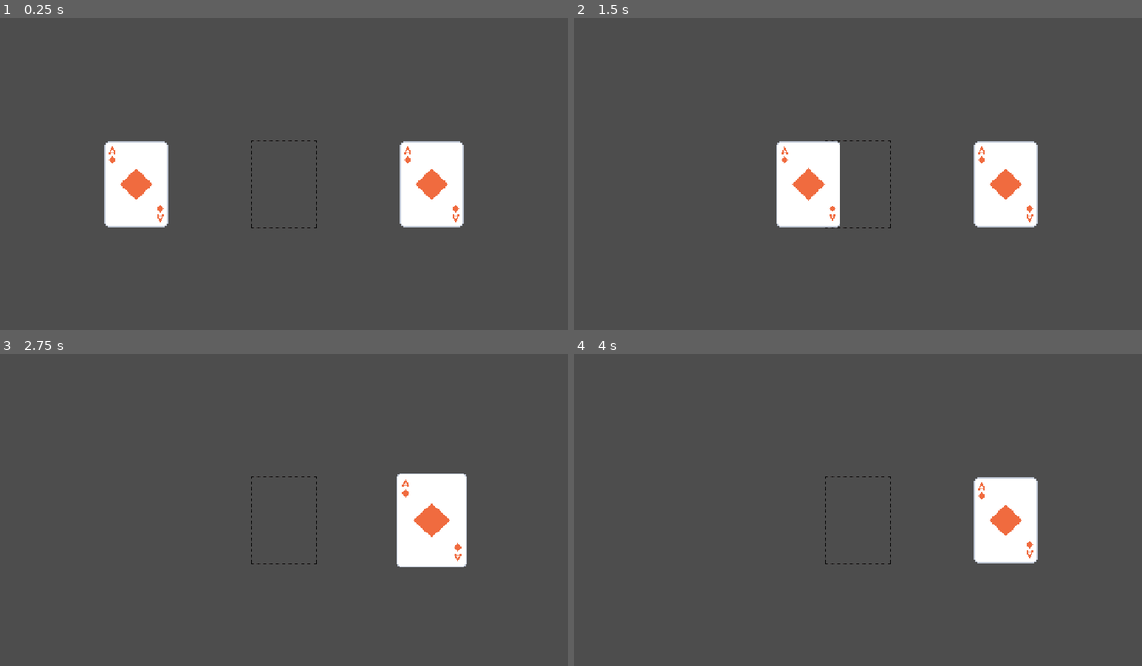
Above: before the commit, frames 1-4 (two rows, left to right).
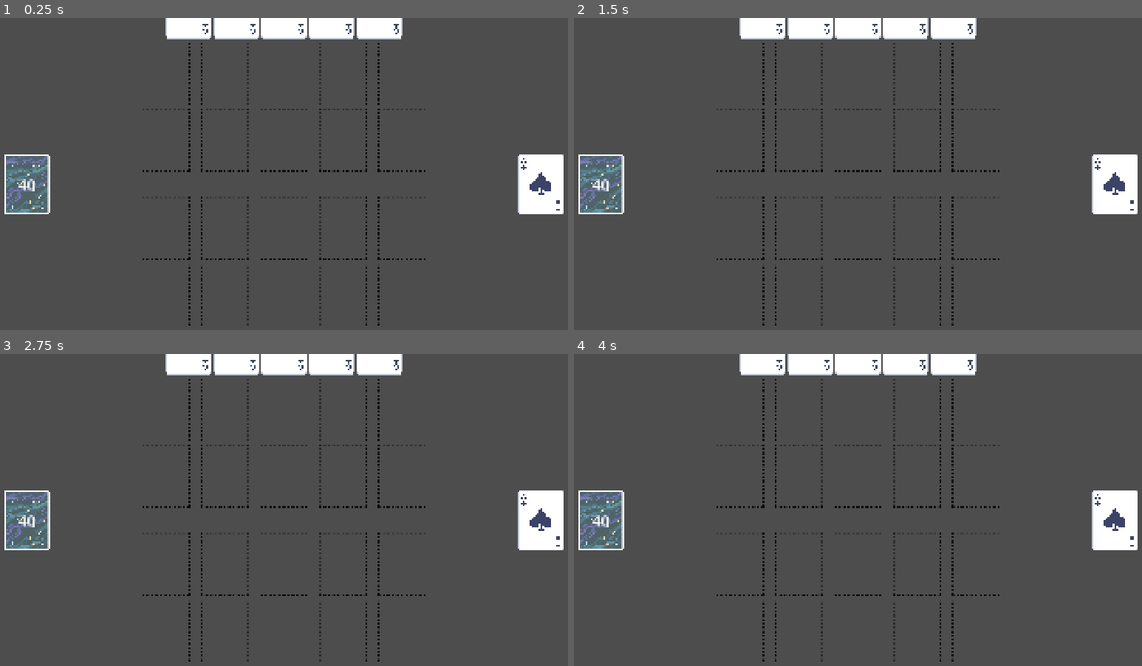
Above: after the commit, the same moments.

Repository: alvaro-stein/FRACTURE
Game: Godot game, scene res://scenes/main scenes/main.tscn
Same seed, same stepped clock (60 frames per second), same inputs: the game is played once before the commit and once after it.
Inputs (mouse positions are in pixels of both pictures, inside the frame that each line leads up to):
- Up to frame 1 (0.25 s): no input
- Up to frame 2 (1.5 s): tap Enter at 0.5 s; drag from (858, 183) to (914, 111) at 0.52 s; tap Space at 1.25 s; drag from (710, 183) to (1005, 183) at 1.27 s
- Up to frame 3 (2.75 s): click (431, 519) at 2.17 s
- Up to frame 4 (4 s): tap Enter at 2.75 s; drag from (829, 584) to (1005, 519) at 2.77 s; tap Space at 3.5 s; move the mouse to (1034, 569) at 3.52 s; click (1034, 569) at 3.67 s

The runs differ from the first frame. In frame 1, 13% of the frame differs, in the area x 0-100%, y 0-99%; in frame 2, 13%; in frame 3, 11%; in frame 4, 10%.

Commit message:
Added deck and player hand

Diff:
--- a/project.godot
+++ b/project.godot
@@ -17,5 +17,7 @@
 
 [display]
 
+window/size/viewport_width=1920
+window/size/viewport_height=1080
 window/stretch/mode="canvas_items"
 window/vsync/vsync_mode=0
--- a/scenes/Cards/card.gd
+++ b/scenes/Cards/card.gd
@@ -1,10 +1,26 @@
-extends Node2D
+class_name Card extends Node2D
 
 signal hovered
 signal hovered_off
 
-@export var front: Sprite2D
-@export var back: Sprite2D
+
+const CARD_SCENE = preload("res://scenes/cards/card.tscn")
+var is_facing_down = true
+
+
+func flip() -> void:
+	if is_facing_down:
+		$"AnimationPlayer".play("flip")
+		is_facing_down = false
+	else:
+		$"AnimationPlayer".play_backwards("flip")
+		is_facing_down = true
+
+
+static func new_card(suit: String, rank: int) -> Card:
+	var new_card = CARD_SCENE.instantiate()
+	new_card.get_node("Front").texture = load("res://assets/sprites/balatro cards/numbered/%s%s.png" %[suit, rank])
+	return new_card
 
 
 # Called when the node enters the scene tree for the first time.
@@ -19,8 +35,3 @@
 
 func _on_area_2d_mouse_exited() -> void:
 	emit_signal("hovered_off", self)
-
-
-## Called every frame. 'delta' is the elapsed time since the previous frame.
-#func _process(delta: float) -> void:
-	#pass
--- a/scenes/Cards/card.tscn
+++ b/scenes/Cards/card.tscn
@@ -1,30 +1,143 @@
-[gd_scene load_steps=5 format=3 uid="uid://bx70gmm6ej88p"]
+[gd_scene load_steps=8 format=3 uid="uid://bx70gmm6ej88p"]
 
-[ext_resource type="Script" uid="uid://y3le6lb5i1el" path="res://scenes/Cards/card.gd" id="1_ad4w7"]
-[ext_resource type="Texture2D" uid="uid://bcfjai6dvs68u" path="res://assets/sprites/balatro cards/numbered/ouros1.png" id="2_e8vim"]
+[ext_resource type="Script" uid="uid://y3le6lb5i1el" path="res://scenes/cards/card.gd" id="1_ad4w7"]
+[ext_resource type="Texture2D" uid="uid://b3fd06sw03muf" path="res://assets/sprites/balatro cards/numbered/espadas1.png" id="2_jl6rh"]
 [ext_resource type="Texture2D" uid="uid://dwhlgd68uq0b1" path="res://assets/sprites/balatro cards/figures/Deck Backs18.png" id="3_t5m02"]
 
 [sub_resource type="RectangleShape2D" id="RectangleShape2D_ad4w7"]
-size = Vector2(124, 168)
+size = Vector2(148, 200)
 
-[node name="Card" type="Node2D" node_paths=PackedStringArray("front", "back")]
+[sub_resource type="Animation" id="Animation_jl6rh"]
+resource_name = "flip"
+length = 0.2
+tracks/0/type = "value"
+tracks/0/imported = false
+tracks/0/enabled = true
+tracks/0/path = NodePath("Back:scale")
+tracks/0/interp = 1
+tracks/0/loop_wrap = true
+tracks/0/keys = {
+"times": PackedFloat32Array(0, 0.1, 0.2),
+"transitions": PackedFloat32Array(1, 1, 1),
+"update": 0,
+"values": [Vector2(0.165, 0.165), Vector2(0.025, 0.165), Vector2(0.165, 0.165)]
+}
+tracks/1/type = "value"
+tracks/1/imported = false
+tracks/1/enabled = true
+tracks/1/path = NodePath("Front:scale")
+tracks/1/interp = 1
+tracks/1/loop_wrap = true
+tracks/1/keys = {
+"times": PackedFloat32Array(0, 0.1, 0.2),
+"transitions": PackedFloat32Array(1, 1, 1),
+"update": 0,
+"values": [Vector2(0.179, 0.179), Vector2(0.025, 0.179), Vector2(0.179, 0.179)]
+}
+tracks/2/type = "value"
+tracks/2/imported = false
+tracks/2/enabled = true
+tracks/2/path = NodePath("Back:visible")
+tracks/2/interp = 1
+tracks/2/loop_wrap = true
+tracks/2/keys = {
+"times": PackedFloat32Array(0.095, 0.105),
+"transitions": PackedFloat32Array(1, 1),
+"update": 1,
+"values": [true, false]
+}
+tracks/3/type = "value"
+tracks/3/imported = false
+tracks/3/enabled = true
+tracks/3/path = NodePath("Front:visible")
+tracks/3/interp = 1
+tracks/3/loop_wrap = true
+tracks/3/keys = {
+"times": PackedFloat32Array(0.095, 0.105),
+"transitions": PackedFloat32Array(1, 1),
+"update": 1,
+"values": [false, true]
+}
+
+[sub_resource type="Animation" id="Animation_73nwn"]
+length = 0.001
+tracks/0/type = "value"
+tracks/0/imported = false
+tracks/0/enabled = true
+tracks/0/path = NodePath("Back:scale")
+tracks/0/interp = 1
+tracks/0/loop_wrap = true
+tracks/0/keys = {
+"times": PackedFloat32Array(0),
+"transitions": PackedFloat32Array(1),
+"update": 0,
+"values": [Vector2(0.165, 0.165)]
+}
+tracks/1/type = "value"
+tracks/1/imported = false
+tracks/1/enabled = true
+tracks/1/path = NodePath("Front:scale")
+tracks/1/interp = 1
+tracks/1/loop_wrap = true
+tracks/1/keys = {
+"times": PackedFloat32Array(0),
+"transitions": PackedFloat32Array(1),
+"update": 0,
+"values": [Vector2(0.179, 0.179)]
+}
+tracks/2/type = "value"
+tracks/2/imported = false
+tracks/2/enabled = true
+tracks/2/path = NodePath("Back:visible")
+tracks/2/interp = 1
+tracks/2/loop_wrap = true
+tracks/2/keys = {
+"times": PackedFloat32Array(0),
+"transitions": PackedFloat32Array(1),
+"update": 1,
+"values": [false]
+}
+tracks/3/type = "value"
+tracks/3/imported = false
+tracks/3/enabled = true
+tracks/3/path = NodePath("Front:visible")
+tracks/3/interp = 1
+tracks/3/loop_wrap = true
+tracks/3/keys = {
+"times": PackedFloat32Array(0),
+"transitions": PackedFloat32Array(1),
+"update": 1,
+"values": [true]
+}
+
+[sub_resource type="AnimationLibrary" id="AnimationLibrary_73nwn"]
+_data = {
+&"RESET": SubResource("Animation_73nwn"),
+&"flip": SubResource("Animation_jl6rh")
+}
+
+[node name="Card" type="Node2D"]
 script = ExtResource("1_ad4w7")
-front = NodePath("Front")
-back = NodePath("Back")
-
-[node name="Front" type="Sprite2D" parent="."]
-scale = Vector2(0.15, 0.15)
-texture = ExtResource("2_e8vim")
 
 [node name="Back" type="Sprite2D" parent="."]
 visible = false
-scale = Vector2(0.139, 0.139)
+scale = Vector2(0.165, 0.165)
 texture = ExtResource("3_t5m02")
+
+[node name="Front" type="Sprite2D" parent="."]
+scale = Vector2(0.179, 0.179)
+texture = ExtResource("2_jl6rh")
 
 [node name="Area2D" type="Area2D" parent="."]
 
 [node name="CollisionShape2D" type="CollisionShape2D" parent="Area2D"]
 shape = SubResource("RectangleShape2D_ad4w7")
+disabled = true
+
+[node name="AnimationPlayer" type="AnimationPlayer" parent="."]
+libraries = {
+&"": SubResource("AnimationLibrary_73nwn")
+}
 
 [connection signal="mouse_entered" from="Area2D" to="." method="_on_area_2d_mouse_entered"]
 [connection signal="mouse_exited" from="Area2D" to="." method="_on_area_2d_mouse_exited"]
--- a/scenes/Cards/card_manager.gd
+++ b/scenes/Cards/card_manager.gd
@@ -1,13 +1,15 @@
 extends Node2D
 
-#const COLLISION_MASK_CARD = 1   # Unused for now
 var standard_z_index = self.z_index
 var screen_size: Vector2
 var mouse_pos: Vector2
-var card_being_dragged: Node2D = null
-var highlighted_card: Node2D = null
-var last_card_hovered: Node2D = null
-var card_slot_hovered: Node2D = null
+var card_being_dragged: Card = null
+var highlighted_card: Card = null
+var last_card_hovered: Card = null
+@onready var card_slot_manager: Node2D = $"../CardSlotManager"
+var card_slot_hovered:
+	get: return card_slot_manager.card_slot_hovered
+@onready var player_hand: Node2D = $"../PlayerHand"
 
 
 # Called when the node enters the scene tree for the first time.
@@ -27,90 +29,60 @@
 func _input(event: InputEvent) -> void:
 	if event is InputEventMouseButton and event.button_index == MOUSE_BUTTON_LEFT and highlighted_card:
 		start_drag() if event.pressed else finish_drag()
-		# Código antigo colapsado - são da versão do Barry
-		#card_being_dragged = raycast_check_for_card() if event.pressed else null
-		##if event.pressed:
-			###var card: Node2D = raycast_check_for_card()
-			###if card:
-				###card_being_dragged = card
-			##card_being_dragged = raycast_check_for_card()
-		##else:
-			##card_being_dragged = null
+	if event is InputEventMouseButton and event.button_index == MOUSE_BUTTON_RIGHT and highlighted_card:
+		if event.pressed:
+			highlighted_card.flip()
 
 
 func start_drag() -> void:
+	player_hand.remove_card_from_hand(highlighted_card)
 	card_being_dragged = highlighted_card
 	highlighted_card.scale = Vector2(1, 1)
 
 
 func finish_drag() -> void:
-	highlighted_card.scale = Vector2(1.1, 1.1)
-	if card_slot_hovered and card_being_dragged and card_slot_hovered.is_empty:
-		# Then drop the card into the empty card slot
-		card_slot_hovered.is_empty = false
-		card_being_dragged.position = card_slot_hovered.position
-		card_being_dragged.get_node("Area2D/CollisionShape2D").disabled = true
-	card_being_dragged = null
-
-
-# Código raycast colapsado - toda a função é da versão do Barry
-#func raycast_check_for_card() -> Node2D:
-	#var space_state: PhysicsDirectSpaceState2D = get_world_2d().direct_space_state
-	#var parameters := PhysicsPointQueryParameters2D.new()
-	#parameters.position = get_global_mouse_position()
-	#parameters.collide_with_areas = true
-	#parameters.collision_mask = COLLISION_MASK_CARD
-	#var result = space_state.intersect_point(parameters)
-	#if result:
-		#return result[0].collider.get_parent()
-	#return null
+	highlighted_card.scale = Vector2(1.05, 1.05)
+	if card_being_dragged:
+		if card_slot_hovered and card_slot_hovered.is_empty:
+			# Then drop the card into the empty card slot
+			card_slot_hovered.is_empty = false
+			card_being_dragged.position = card_slot_hovered.position
+			card_being_dragged.get_node("Area2D/CollisionShape2D").disabled = true
+		else:
+			player_hand.add_card_to_hand(highlighted_card)
+		card_being_dragged = null
 
 
 # Card implementation
-func connect_card_signals(card: Node2D) -> void:
+func connect_card_signals(card: Card) -> void:
 	card.connect("hovered", on_hovered_over_card)
 	card.connect("hovered_off", on_hovered_off_card)
 
 
-func on_hovered_over_card(card: Node2D) -> void:
+func on_hovered_over_card(card: Card) -> void:
 	last_card_hovered = card
 	if not highlighted_card:
 		highlighted_card = card
 		highlight_card(card, true)
 
 
-func on_hovered_off_card(card: Node2D) -> void:
-	if highlighted_card == card:
-		highlighted_card = null
-		highlight_card(card, false)
-		if last_card_hovered != card:
-			highlighted_card = last_card_hovered
-			highlight_card(last_card_hovered, true)
+func on_hovered_off_card(card: Card) -> void:
+		if highlighted_card == card:
+			highlighted_card = null
+			highlight_card(card, false)
+			if last_card_hovered != card:
+				highlighted_card = last_card_hovered
+				highlight_card(last_card_hovered, true)
+			else:
+				last_card_hovered = null
 		else:
-			last_card_hovered = null
-	else:
-		last_card_hovered = highlighted_card
+			last_card_hovered = highlighted_card
 
 
-func highlight_card(card: Node2D, hovered: bool) -> void:
+func highlight_card(card: Card, hovered: bool) -> void:
 	if hovered:
-		card.scale = Vector2(1.1, 1.1)
+		card.scale = Vector2(1.05, 1.05)
 		card.z_index = standard_z_index + 1
 	else:
 		card.scale = Vector2(1, 1)
 		card.z_index = standard_z_index
-
-
-# Card slot implementation
-func connect_card_slot_signals(card_slot: Node2D) -> void:
-	card_slot.connect("hovered", on_hovered_over_card_slot)
-	card_slot.connect("hovered_off", on_hovered_off_card_slot)
-
-
-# Does not handle overlapping card slots (probably not needed)
-func on_hovered_over_card_slot(card_slot: Node2D) -> void:
-	card_slot_hovered = card_slot
-
-
-func on_hovered_off_card_slot(card_slot: Node2D) -> void:
-	card_slot_hovered = null
--- a/scenes/Cards/card_manager.tscn
+++ b/scenes/Cards/card_manager.tscn
@@ -1,6 +1,7 @@
 [gd_scene load_steps=2 format=3 uid="uid://dapf7tew78ua2"]
 
-[ext_resource type="Script" uid="uid://bgvd47s7l8sl2" path="res://scenes/Cards/card_manager.gd" id="1_lb6jb"]
+[ext_resource type="Script" uid="uid://bgvd47s7l8sl2" path="res://scenes/cards/card_manager.gd" id="1_pyupu"]
 
 [node name="CardManager" type="Node2D"]
-script = ExtResource("1_lb6jb")
+z_index = 1
+script = ExtResource("1_pyupu")
--- a/scenes/Cards/card_slot.gd
+++ b/scenes/Cards/card_slot.gd
@@ -1,4 +1,4 @@
-extends Node2D
+class_name CardSlot extends Node2D
 
 signal hovered
 signal hovered_off
@@ -8,7 +8,7 @@
 
 # Called when the node enters the scene tree for the first time.
 func _ready() -> void:
-	# All Cards slots must be a child of CardManager or this will error
+	# All Cards slots must be a child of CardSlotManager or this will error
 	get_parent().connect_card_slot_signals(self)
 
 
--- a/scenes/Cards/card_slot.tscn
+++ b/scenes/Cards/card_slot.tscn
@@ -1,16 +1,16 @@
 [gd_scene load_steps=4 format=3 uid="uid://c2etx6kcf7wll"]
 
 [ext_resource type="Texture2D" uid="uid://cut4std3hi5ys" path="res://assets/sprites/CardSlot.png" id="1_wps16"]
-[ext_resource type="Script" uid="uid://cnxomqcfc4hcf" path="res://scenes/Cards/card_slot.gd" id="1_xuqdl"]
+[ext_resource type="Script" uid="uid://cnxomqcfc4hcf" path="res://scenes/cards/card_slot.gd" id="1_xuqdl"]
 
 [sub_resource type="RectangleShape2D" id="RectangleShape2D_6bgyk"]
-size = Vector2(126, 170)
+size = Vector2(148, 200)
 
 [node name="CardSlot" type="Node2D"]
 script = ExtResource("1_xuqdl")
 
 [node name="Sprite" type="Sprite2D" parent="."]
-scale = Vector2(0.71, 0.645)
+scale = Vector2(0.85, 0.772)
 texture = ExtResource("1_wps16")
 
 [node name="Area2D" type="Area2D" parent="."]
--- /dev/null
+++ b/scenes/cards/card_slot_manager.gd
@@ -0,0 +1,27 @@
+extends Node2D
+
+var card_slot_hovered: CardSlot = null
+
+# Card slot implementation
+func connect_card_slot_signals(card_slot: CardSlot) -> void:
+	card_slot.connect("hovered", on_hovered_over_card_slot)
+	card_slot.connect("hovered_off", on_hovered_off_card_slot)
+
+
+# Does not handle overlapping card slots (probably not needed)
+func on_hovered_over_card_slot(card_slot: CardSlot) -> void:
+	card_slot_hovered = card_slot
+
+
+func on_hovered_off_card_slot(card_slot: CardSlot) -> void:
+	card_slot_hovered = null
+
+
+## Called when the node enters the scene tree for the first time.
+#func _ready() -> void:
+	#pass # Replace with function body.
+#
+#
+## Called every frame. 'delta' is the elapsed time since the previous frame.
+#func _process(delta: float) -> void:
+	#pass
--- /dev/null
+++ b/scenes/cards/card_slot_manager.tscn
@@ -0,0 +1,6 @@
+[gd_scene load_steps=2 format=3 uid="uid://jt80x3adspxv"]
+
+[ext_resource type="Script" uid="uid://dkl8356f7d3l2" path="res://scenes/cards/card_slot_manager.gd" id="1_qt05e"]
+
+[node name="CardSlotManager" type="Node2D"]
+script = ExtResource("1_qt05e")
--- /dev/null
+++ b/scenes/cards/deck.gd
@@ -0,0 +1,47 @@
+extends Node2D
+
+const SUITS: Array[String] = ["copas", "espadas", "ouros", "paus"]
+@onready var card_manager: Node2D = $"../CardManager"
+@onready var player_hand: Node2D = $"../PlayerHand"
+
+var deck_pile: Array[Card] = []
+var deck_pile_hovered: bool = false
+
+
+# Called when the node enters the scene tree for the first time.
+func _ready() -> void:
+	# Initialize the deck with all 40 cards
+	for suit in SUITS:
+		for rank in range(1, 11):
+			var new_card: Card = Card.new_card(suit, rank)
+			new_card.name = suit + str(rank)
+			deck_pile.append(new_card)
+			new_card.position = self.position
+			card_manager.add_child(new_card)
+	deck_pile.shuffle()
+	$Label.text = str(deck_pile.size())
+
+
+func draw() -> void:
+	var card = deck_pile.pop_back()
+	player_hand.add_card_to_hand(card)
+	card.flip()
+	card.get_node("Area2D/CollisionShape2D").disabled = false
+	$Label.text = str(deck_pile.size())
+	if not deck_pile:
+		self.visible = false
+		self.get_node("Area2D/CollisionShape2D").disabled = true
+
+
+func _input(event: InputEvent) -> void:
+	if event is InputEventMouseButton and event.button_index == MOUSE_BUTTON_LEFT and deck_pile_hovered:
+		if event.pressed:
+			draw()
+
+
+func _on_area_2d_mouse_entered() -> void:
+	deck_pile_hovered = true
+
+
+func _on_area_2d_mouse_exited() -> void:
+	deck_pile_hovered = false
--- /dev/null
+++ b/scenes/cards/deck.tscn
@@ -0,0 +1,40 @@
+[gd_scene load_steps=4 format=3 uid="uid://ebsp8cgsjef6"]
+
+[ext_resource type="Script" uid="uid://dgsf6tyx50isy" path="res://scenes/cards/deck.gd" id="1_4e1uv"]
+[ext_resource type="Texture2D" uid="uid://dwhlgd68uq0b1" path="res://assets/sprites/balatro cards/figures/Deck Backs18.png" id="2_u5uvd"]
+
+[sub_resource type="RectangleShape2D" id="RectangleShape2D_u5uvd"]
+size = Vector2(148, 200)
+
+[node name="Deck" type="Node2D"]
+z_index = 2
+script = ExtResource("1_4e1uv")
+
+[node name="Sprite2D" type="Sprite2D" parent="."]
+scale = Vector2(0.165, 0.165)
+texture = ExtResource("2_u5uvd")
+
+[node name="Area2D" type="Area2D" parent="."]
+
+[node name="CollisionShape2D" type="CollisionShape2D" parent="Area2D"]
+shape = SubResource("RectangleShape2D_u5uvd")
+
+[node name="Label" type="Label" parent="."]
+anchors_preset = 8
+anchor_left = 0.5
+anchor_top = 0.5
+anchor_right = 0.5
+anchor_bottom = 0.5
+offset_left = -27.0
+offset_top = -27.0
+offset_right = 27.0
+offset_bottom = 27.0
+grow_horizontal = 2
+grow_vertical = 2
+theme_override_font_sizes/font_size = 50
+text = "0"
+horizontal_alignment = 1
+vertical_alignment = 1
+
+[connection signal="mouse_entered" from="Area2D" to="." method="_on_area_2d_mouse_entered"]
+[connection signal="mouse_exited" from="Area2D" to="." method="_on_area_2d_mouse_exited"]
--- /dev/null
+++ b/scenes/cards/player_hand.gd
@@ -0,0 +1,42 @@
+extends Node2D
+
+const TRUE_CARD_WIDTH: float = 148.0
+const CARD_WIDTH: float = TRUE_CARD_WIDTH * 1.10
+const TRUE_CARD_HEIGHT: float = 200.0
+const CARD_HEIGHT: float = TRUE_CARD_HEIGHT * 1.10
+const HAND_Y_POS: float = 1080 + TRUE_CARD_HEIGHT/6 # 1 terço a mostra
+var player_hand: Array[Card] = []
+var screen_center_x: float
+var total_width: float
+var x_offset: float
+
+
+
+# Called when the node enters the scene tree for the first time.
+func _ready() -> void:
+	screen_center_x = get_viewport_rect().size.x / 2
+
+
+func remove_card_from_hand(card: Card) -> void:
+	if card in player_hand:
+		var index = player_hand.find(card)
+		player_hand.remove_at(index)
+		update_hand()
+
+func add_card_to_hand(card: Card) -> void:
+	if card not in player_hand:
+		player_hand.append(card)
+		update_hand()
+
+func update_hand() -> void:
+	for index in player_hand.size():
+		update_card_position(index)
+
+func update_card_position(index: int) -> void:
+	total_width = (player_hand.size() -1) * CARD_WIDTH
+	x_offset = screen_center_x + index * CARD_WIDTH - total_width/2
+	animate_card_to_position(player_hand[index], Vector2(x_offset, HAND_Y_POS))
+
+func animate_card_to_position(card: Card, new_position: Vector2) ->void:
+	var tween = get_tree().create_tween()
+	tween.tween_property(card, "position", new_position, 0.3)
--- /dev/null
+++ b/scenes/cards/player_hand.tscn
@@ -0,0 +1,6 @@
+[gd_scene load_steps=2 format=3 uid="uid://crgylbabj2taj"]
+
+[ext_resource type="Script" uid="uid://cwnxhf8owepas" path="res://scenes/cards/player_hand.gd" id="1_5reg3"]
+
+[node name="PlayerHand" type="Node2D"]
+script = ExtResource("1_5reg3")
--- a/scenes/main scenes/main.tscn
+++ b/scenes/main scenes/main.tscn
@@ -1,20 +1,9 @@
-[gd_scene load_steps=5 format=3 uid="uid://4sv27rsymmwq"]
+[gd_scene load_steps=3 format=3 uid="uid://4sv27rsymmwq"]
 
 [ext_resource type="Script" uid="uid://c8x2ut33mqj5s" path="res://scenes/main scenes/main.gd" id="1_vqakc"]
-[ext_resource type="PackedScene" uid="uid://dapf7tew78ua2" path="res://scenes/Cards/card_manager.tscn" id="2_3x5ab"]
-[ext_resource type="PackedScene" uid="uid://bx70gmm6ej88p" path="res://scenes/Cards/card.tscn" id="2_o13qd"]
-[ext_resource type="PackedScene" uid="uid://c2etx6kcf7wll" path="res://scenes/Cards/card_slot.tscn" id="4_vi1qk"]
+[ext_resource type="PackedScene" uid="uid://dj2aoo5011s26" path="res://scenes/main scenes/match.tscn" id="2_o13qd"]
 
 [node name="Main" type="Node2D"]
 script = ExtResource("1_vqakc")
 
-[node name="CardManager" parent="." instance=ExtResource("2_3x5ab")]
-
-[node name="CardSlot" parent="CardManager" instance=ExtResource("4_vi1qk")]
-position = Vector2(576, 324)
-
-[node name="Card" parent="CardManager" instance=ExtResource("2_o13qd")]
-position = Vector2(288, 324)
-
-[node name="Card2" parent="CardManager" instance=ExtResource("2_o13qd")]
-position = Vector2(864, 324)
+[node name="Match" parent="." instance=ExtResource("2_o13qd")]
--- /dev/null
+++ b/scenes/main scenes/match.gd
@@ -0,0 +1,11 @@
+extends Node2D
+
+
+## Called when the node enters the scene tree for the first time.
+#func _ready() -> void:
+	#pass # Replace with function body.
+#
+#
+## Called every frame. 'delta' is the elapsed time since the previous frame.
+#func _process(delta: float) -> void:
+	#pass
--- /dev/null
+++ b/scenes/main scenes/match.tscn
@@ -0,0 +1,99 @@
+[gd_scene load_steps=8 format=3 uid="uid://dj2aoo5011s26"]
+
+[ext_resource type="Script" uid="uid://cd77pycciaqr1" path="res://scenes/main scenes/match.gd" id="1_6ncua"]
+[ext_resource type="PackedScene" uid="uid://dapf7tew78ua2" path="res://scenes/cards/card_manager.tscn" id="2_m3pp4"]
+[ext_resource type="PackedScene" uid="uid://bx70gmm6ej88p" path="res://scenes/cards/card.tscn" id="3_mtvpx"]
+[ext_resource type="PackedScene" uid="uid://jt80x3adspxv" path="res://scenes/cards/card_slot_manager.tscn" id="3_ni3me"]
+[ext_resource type="PackedScene" uid="uid://ebsp8cgsjef6" path="res://scenes/cards/deck.tscn" id="4_ybgof"]
+[ext_resource type="PackedScene" uid="uid://c2etx6kcf7wll" path="res://scenes/cards/card_slot.tscn" id="5_g2ndp"]
+[ext_resource type="PackedScene" uid="uid://crgylbabj2taj" path="res://scenes/cards/player_hand.tscn" id="5_ybgof"]
+
+[node name="Match" type="Node2D"]
+script = ExtResource("1_6ncua")
+
+[node name="CardManager" parent="." instance=ExtResource("2_m3pp4")]
+
+[node name="Card3" parent="CardManager" instance=ExtResource("3_mtvpx")]
+position = Vector2(650, -33.333)
+
+[node name="Card4" parent="CardManager" instance=ExtResource("3_mtvpx")]
+position = Vector2(805, -33.333)
+
+[node name="Card5" parent="CardManager" instance=ExtResource("3_mtvpx")]
+position = Vector2(960, -33.333)
+
+[node name="Card6" parent="CardManager" instance=ExtResource("3_mtvpx")]
+position = Vector2(1115, -33.333)
+
+[node name="Card7" parent="CardManager" instance=ExtResource("3_mtvpx")]
+position = Vector2(1270, -33.333)
+
+[node name="Card2" parent="CardManager" instance=ExtResource("3_mtvpx")]
+position = Vector2(1795, 540)
+
+[node name="CardSlotManager" parent="." instance=ExtResource("3_ni3me")]
+
+[node name="CardSlot" parent="CardSlotManager" instance=ExtResource("5_g2ndp")]
+position = Vector2(576, 898)
+
+[node name="CardSlot2" parent="CardSlotManager" instance=ExtResource("5_g2ndp")]
+position = Vector2(768, 898)
+
+[node name="CardSlot3" parent="CardSlotManager" instance=ExtResource("5_g2ndp")]
+position = Vector2(960, 898)
+
+[node name="CardSlot4" parent="CardSlotManager" instance=ExtResource("5_g2ndp")]
+position = Vector2(1152, 898)
+
+[node name="CardSlot5" parent="CardSlotManager" instance=ExtResource("5_g2ndp")]
+position = Vector2(1344, 898)
+
+[node name="CardSlot6" parent="CardSlotManager" instance=ExtResource("5_g2ndp")]
+position = Vector2(576, 683)
+
+[node name="CardSlot7" parent="CardSlotManager" instance=ExtResource("5_g2ndp")]
+position = Vector2(768, 683)
+
+[node name="CardSlot8" parent="CardSlotManager" instance=ExtResource("5_g2ndp")]
+position = Vector2(960, 683)
+
+[node name="CardSlot9" parent="CardSlotManager" instance=ExtResource("5_g2ndp")]
+position = Vector2(1152, 683)
+
+[node name="CardSlot10" parent="CardSlotManager" instance=ExtResource("5_g2ndp")]
+position = Vector2(1344, 683)
+
+[node name="CardSlot11" parent="CardSlotManager" instance=ExtResource("5_g2ndp")]
+position = Vector2(576, 396)
+
+[node name="CardSlot12" parent="CardSlotManager" instance=ExtResource("5_g2ndp")]
+position = Vector2(768, 396)
+
+[node name="CardSlot13" parent="CardSlotManager" instance=ExtResource("5_g2ndp")]
+position = Vector2(960, 396)
+
+[node name="CardSlot14" parent="CardSlotManager" instance=ExtResource("5_g2ndp")]
+position = Vector2(1152, 396)
+
+[node name="CardSlot15" parent="CardSlotManager" instance=ExtResource("5_g2ndp")]
+position = Vector2(1344, 396)
+
+[node name="CardSlot16" parent="CardSlotManager" instance=ExtResource("5_g2ndp")]
+position = Vector2(576, 181)
+
+[node name="CardSlot17" parent="CardSlotManager" instance=ExtResource("5_g2ndp")]
+position = Vector2(768, 181)
+
+[node name="CardSlot18" parent="CardSlotManager" instance=ExtResource("5_g2ndp")]
+position = Vector2(960, 181)
+
+[node name="CardSlot19" parent="CardSlotManager" instance=ExtResource("5_g2ndp")]
+position = Vector2(1152, 181)
+
+[node name="CardSlot20" parent="CardSlotManager" instance=ExtResource("5_g2ndp")]
+position = Vector2(1344, 181)
+
+[node name="Deck" parent="." instance=ExtResource("4_ybgof")]
+position = Vector2(125, 540)
+
+[node name="PlayerHand" parent="." instance=ExtResource("5_ybgof")]
Not shown, added: scenes/cards/card_slot_manager.gd.uid
Not shown, added: scenes/cards/deck.gd.uid
Not shown, added: scenes/cards/player_hand.gd.uid
Not shown, added: scenes/main scenes/match.gd.uid
